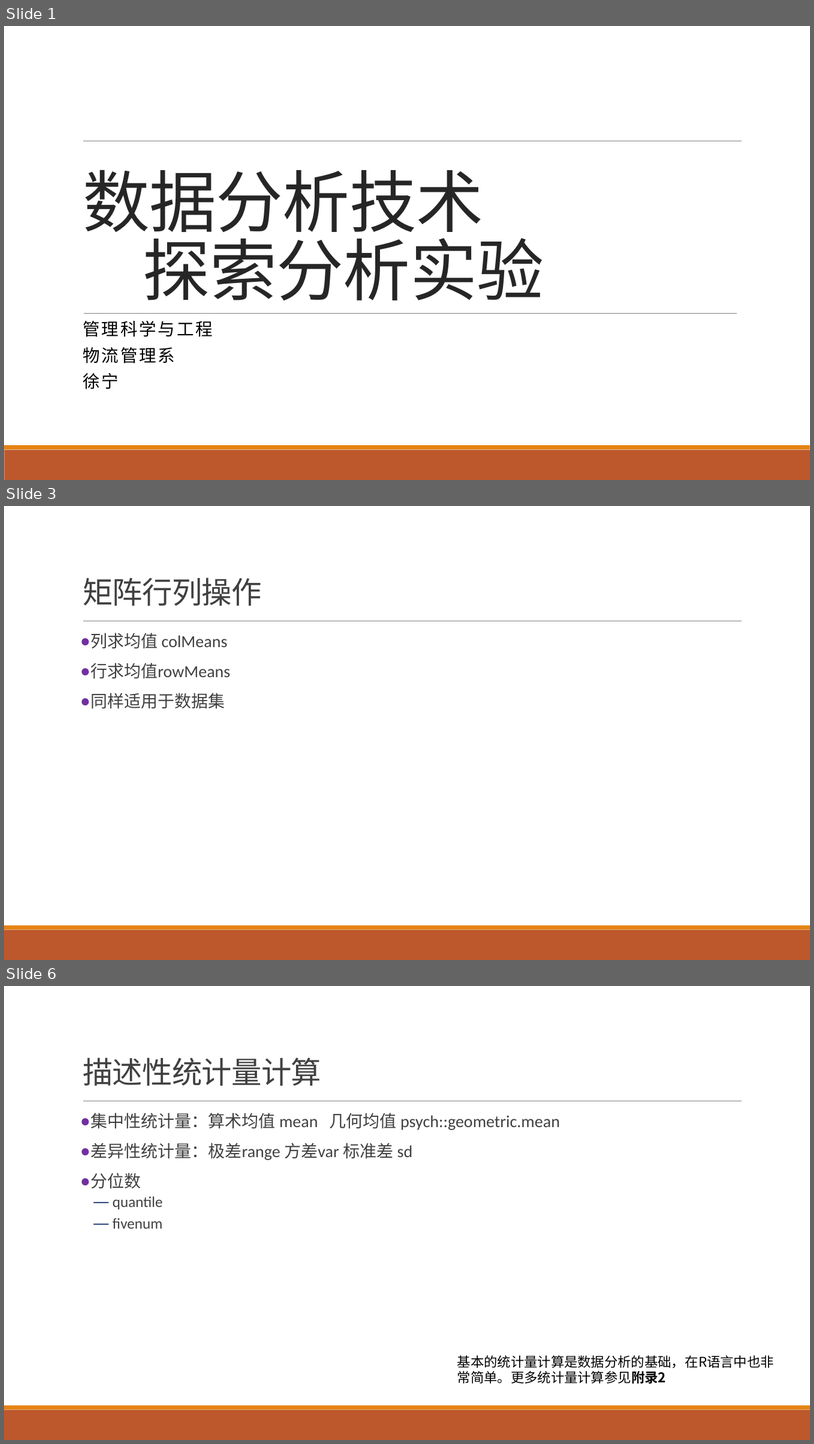
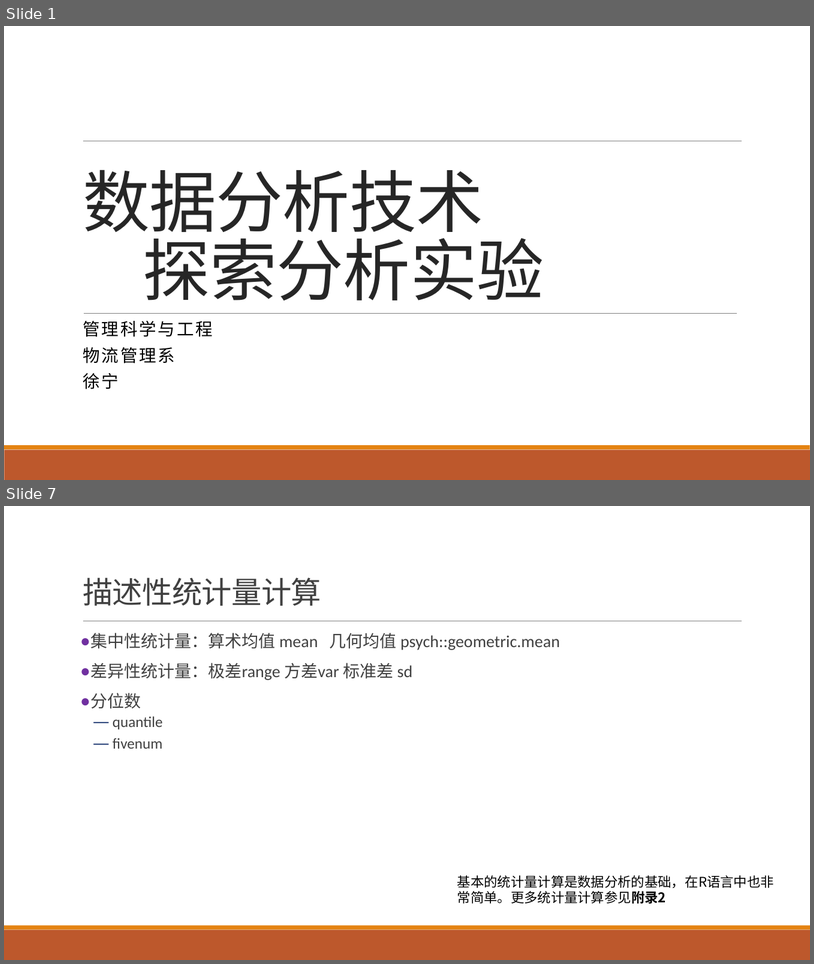
Before and after one commit to exoplanetX/DataAnalytics, a slide deck: 实验3-探索性分析.pptx. Shown one above the other, each under a label of ours: slides 1, 3 and 6 before the commit, slides 1 and 7 after it; the slides between them are not shown. The pictures are 814x1444 and 814x964 pixels, drawn with LibreOffice and Linux fonts; fonts in the diff are those of the drawing. Boxes give left, top, right and bottom in pixels: in the first picture for what was removed or moved away, otherwise in the second. Text is boxed around its words. In the diff, an @@ line names an element or a change of style, - is before the commit and + after.

```diff
--- a/实验3-探索性分析.pptx
+++ b/实验3-探索性分析.pptx
@@ slide 3 removed at <box>4,506,810,960</box>, background #FFFFFF; not listed: 3 template elements that a slide beside it also shows @@
@@ title removed at <box>83,577,262,606</box> @@
-矩阵行列操作
@@ text removed at <box>90,633,230,709</box> @@
-● 列求均值 colMeans
-● 行求均值rowMeans
-● 同样适用于数据集
@@ what was slide 6 is now slide 7 @@
```
Also in this commit, not shown: 7 slides changed, 1 slide added.
